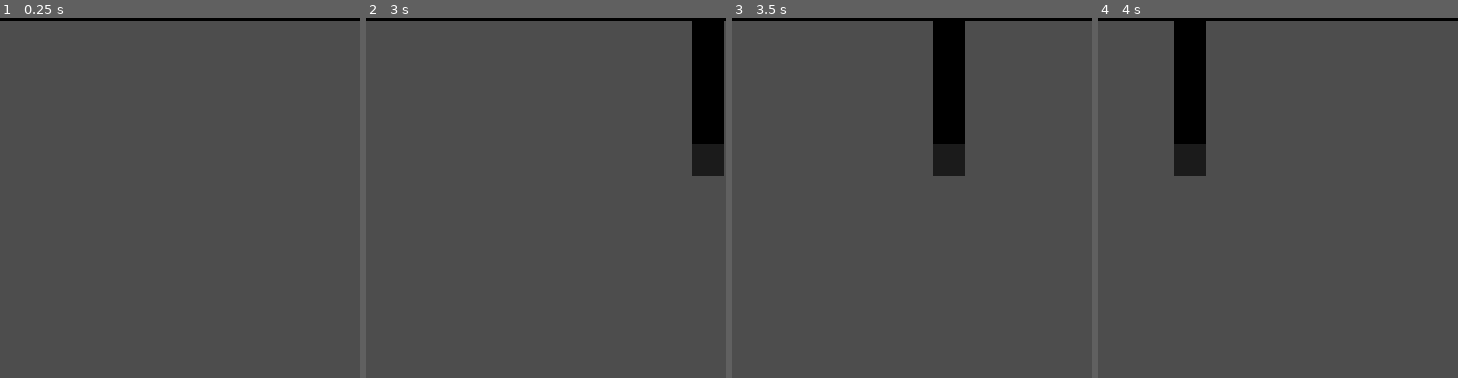
Above: before the commit, frames 1-4 (left to right).
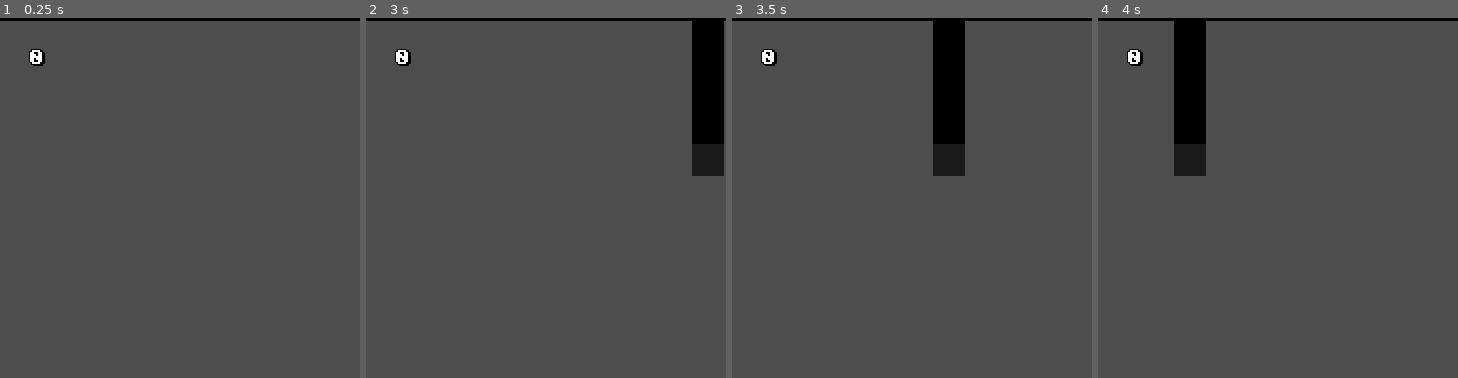
Above: after the commit, the same moments.

Repository: where-fore/flappy
Game: Godot game, scene res://scenes/main.tscn
The game is run twice, just before and just after one commit, with the same random seed, the same clock (stepped at 60 frames per second) and the same inputs. The engine's default icon, where the game draws it, is replaced by a stand-in: a white triangle on a blue panel in a dark square.
Inputs:
- Up to frame 1 (0.25 s): no input
- Up to frame 2 (3 s): hold Up (ui_up) 0.53-1.28 s; hold Up (ui_up) from 2.03 s (still down)
- Up to frame 3 (3.5 s): keep holding Up (ui_up)
- Up to frame 4 (4 s): release Up (ui_up) at 3.53 s
The pictures show only the part of the screen within x 0-50%, y 0-50%; the shares and areas given below are measured in that part.

The runs differ from the first frame. In frame 1, 0.2% of the frame differs, in the area x 8-13%, y 8-14%; in frame 2, 0.2%; in frame 3, 0.2%; in frame 4, 0.2%.

Commit message:
score implemented

Diff:
--- /dev/null
+++ b/project/fonts/basic_ui_theme.tres
@@ -0,0 +1,17 @@
+[gd_resource type="Theme" load_steps=3 format=3 uid="uid://wymfijcko1gs"]
+
+[ext_resource type="FontFile" uid="uid://cigxx8m0ulxsk" path="res://fonts/dogicapixelbold.ttf" id="1_4cyj1"]
+
+[sub_resource type="FontVariation" id="FontVariation_4cyj1"]
+base_font = ExtResource("1_4cyj1")
+spacing_top = 4
+spacing_bottom = 4
+
+[resource]
+default_font = SubResource("FontVariation_4cyj1")
+Label/colors/font_outline_color = Color(0, 0, 0, 1)
+Label/colors/font_shadow_color = Color(0, 0, 0, 1)
+Label/constants/outline_size = 4
+Label/constants/shadow_offset_x = 2
+Label/constants/shadow_offset_y = 1
+Label/constants/shadow_outline_size = 4
--- a/project/project.godot
+++ b/project/project.godot
@@ -27,6 +27,10 @@
 Obstacle="Obstacle that should destroy the player"
 Player=""
 
+[gui]
+
+theme/custom="uid://wymfijcko1gs"
+
 [layer_names]
 
 2d_physics/layer_1="Player"
--- /dev/null
+++ b/project/scenes/hud.tscn
@@ -0,0 +1,27 @@
+[gd_scene load_steps=2 format=3 uid="uid://cjjejticdelx"]
+
+[ext_resource type="Script" uid="uid://cm34oml4kgavb" path="res://scripts/hud.gd" id="1_ahhtf"]
+
+[node name="HUD" type="CanvasLayer"]
+script = ExtResource("1_ahhtf")
+
+[node name="Control" type="Control" parent="."]
+layout_mode = 3
+anchors_preset = 15
+anchor_right = 1.0
+anchor_bottom = 1.0
+grow_horizontal = 2
+grow_vertical = 2
+
+[node name="Score Label" type="Label" parent="Control"]
+layout_mode = 1
+anchors_preset = -1
+anchor_left = 0.02
+anchor_top = 0.02
+anchor_right = 0.02
+anchor_bottom = 0.02
+offset_left = 13.599999
+offset_top = 13.599999
+offset_right = 53.600002
+offset_bottom = 33.600002
+text = "0"
--- a/project/scenes/main.tscn
+++ b/project/scenes/main.tscn
@@ -1,10 +1,11 @@
-[gd_scene load_steps=6 format=3 uid="uid://c2j8glj8ncw0p"]
+[gd_scene load_steps=7 format=3 uid="uid://c2j8glj8ncw0p"]
 
 [ext_resource type="Script" uid="uid://dsb0q1caxb1e7" path="res://scripts/main.gd" id="1_jyhfs"]
 [ext_resource type="PackedScene" uid="uid://bqt183ikvb1ni" path="res://scenes/player.tscn" id="1_o5qli"]
 [ext_resource type="PackedScene" uid="uid://cnnqca0vu4a13" path="res://scenes/outer_walls.tscn" id="2_0wfyh"]
 [ext_resource type="PackedScene" uid="uid://romvpv7ssj5x" path="res://scenes/obstacle_spawner.tscn" id="5_tbgi4"]
 [ext_resource type="PackedScene" uid="uid://cb22gl3dawnyy" path="res://scenes/obstacle_container.tscn" id="5_tefeu"]
+[ext_resource type="PackedScene" uid="uid://cjjejticdelx" path="res://scenes/hud.tscn" id="6_tefeu"]
 
 [node name="Main" type="Node2D"]
 script = ExtResource("1_jyhfs")
@@ -21,3 +22,8 @@
 [node name="Obstacle Spawner" parent="." instance=ExtResource("5_tbgi4")]
 position = Vector2(900, 360)
 obstacle_scene = ExtResource("5_tefeu")
+
+[node name="HUD" parent="." instance=ExtResource("6_tefeu")]
+
+[connection signal="player_died" from="." to="HUD" method="_on_main_player_died"]
+[connection signal="player_scored" from="." to="HUD" method="_on_main_player_scored"]
--- /dev/null
+++ b/project/scripts/hud.gd
@@ -0,0 +1,27 @@
+extends CanvasLayer
+
+var per_score = 1
+@onready var label = $"Control/Score Label"
+
+# Called when the node enters the scene tree for the first time.
+func _ready() -> void:
+	pass # Replace with function body.
+
+
+# Called every frame. 'delta' is the elapsed time since the previous frame.
+func _process(_delta: float) -> void:
+	pass
+
+
+func _on_main_player_scored() -> void:
+	var current_score = int(label.text)
+	current_score += per_score
+	change_label(label, str(current_score))
+
+
+func _on_main_player_died() -> void:
+	change_label(label, str(0)) # Replace with function body.
+
+
+func change_label(label_to_change:Label, value:String):
+	label_to_change.text = value
--- a/project/scripts/main.gd
+++ b/project/scripts/main.gd
@@ -1,5 +1,7 @@
 extends Node2D
 
+signal player_scored
+signal player_died
 @export var player_scene: PackedScene
 
 var player_respawn_time = 4
@@ -20,6 +22,12 @@
 
 func _on_player_destroyed() -> void:
 	spawn_player(player_respawn_time)
+	emit_signal("player_died")
+
+
+func _on_player_scored() -> void:
+	emit_signal("player_scored")
+
 
 func spawn_player(wait_time:float = 0):
 	if wait_time > 0: await get_tree().create_timer(wait_time).timeout
@@ -28,3 +36,4 @@
 	player.position = ($"Player Spawn".position)
 	call_deferred("add_child", player)
 	player.connect("destroyed", _on_player_destroyed)
+	player.connect("scored", _on_player_scored)
--- a/project/scripts/player.gd
+++ b/project/scripts/player.gd
@@ -1,6 +1,7 @@
 extends RigidBody2D
 
 signal destroyed
+signal scored
 
 var spawn_pause_time = 0.25
 @onready var original_modulate = $Sprite2D.modulate
@@ -45,7 +46,7 @@
 
 #should be called by the area2D obstacle pass areas when they contact the player
 func pass_obstacle():
-	print_debug("score!")
+	emit_signal("scored")
 
 
 func _integrate_forces(state: PhysicsDirectBodyState2D) -> void:
Binary file added: project/fonts/dogicapixelbold.ttf
Not shown, added: project/fonts/dogicapixelbold.ttf.import
Not shown, added: project/scripts/hud.gd.uid
Not shown, changed: jammin.txt
